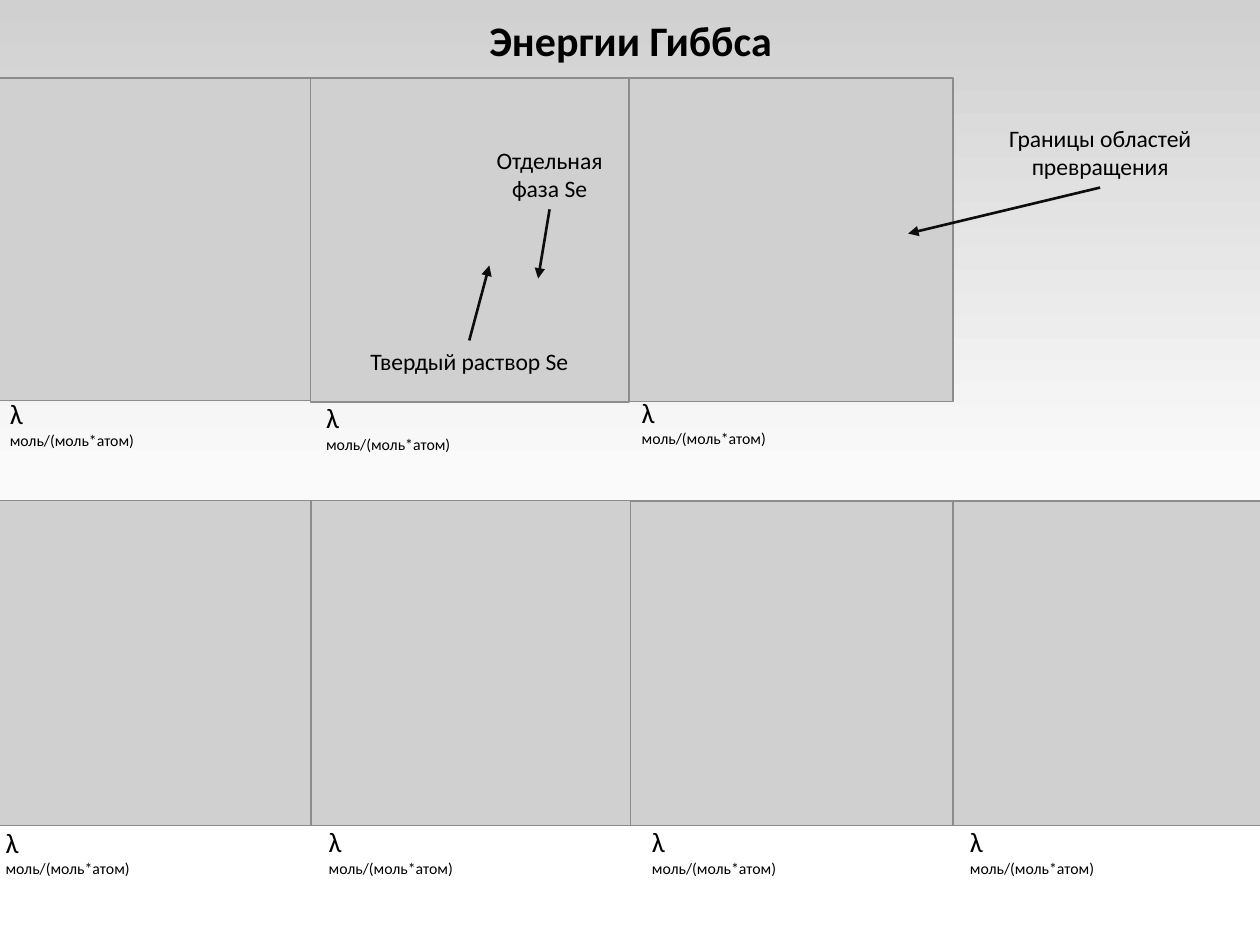
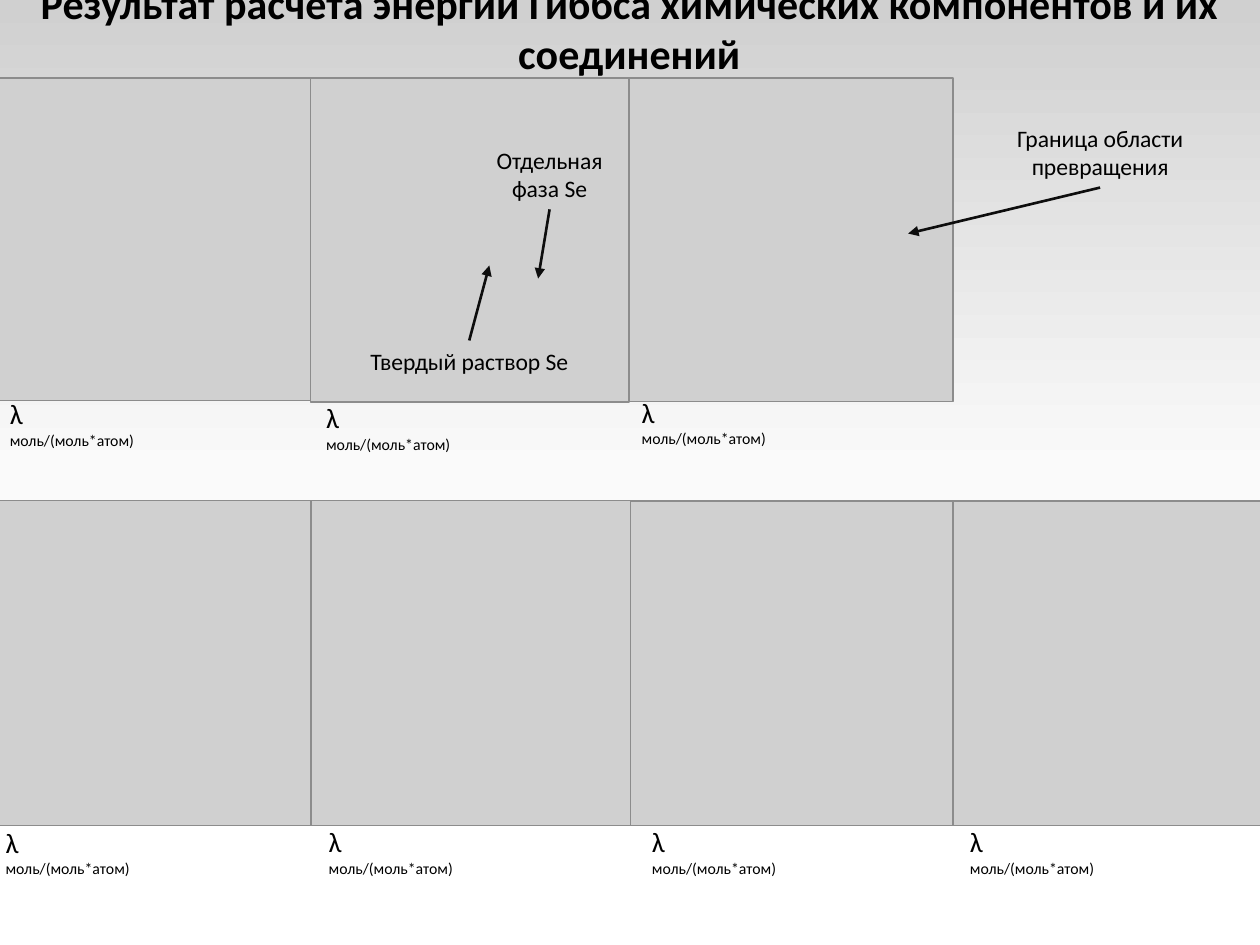
Before and after one commit to EnglishBeach/glass, a slide deck: slide 5 of Презентация.pptx. Drawn at 1260x945 pixels with LibreOffice and Linux fonts; fonts in the diff are those of the drawing; grey boxes stand for pictures. Boxes give left, top, right and bottom in pixels: in the first picture for what was removed or moved away, otherwise in the second. Text is boxed around its words. In the diff, an @@ line names an element or a change of style, - is before the commit and + after.

```diff
--- a/Презентация.pptx
+++ b/Презентация.pptx
@@ text at box(41, 0, 1218, 80): text changed @@
-Энергии Гиббса
+Результат расчета энергии Гиббса химических компонентов и их соединений
@@ text at box(1017, 131, 1184, 179): text changed @@
-Границы областей превращения
+Граница области превращения
```
Also in this commit, not shown: 9 other slides changed, 2 slides added, 3 slides removed, 8 other files.
